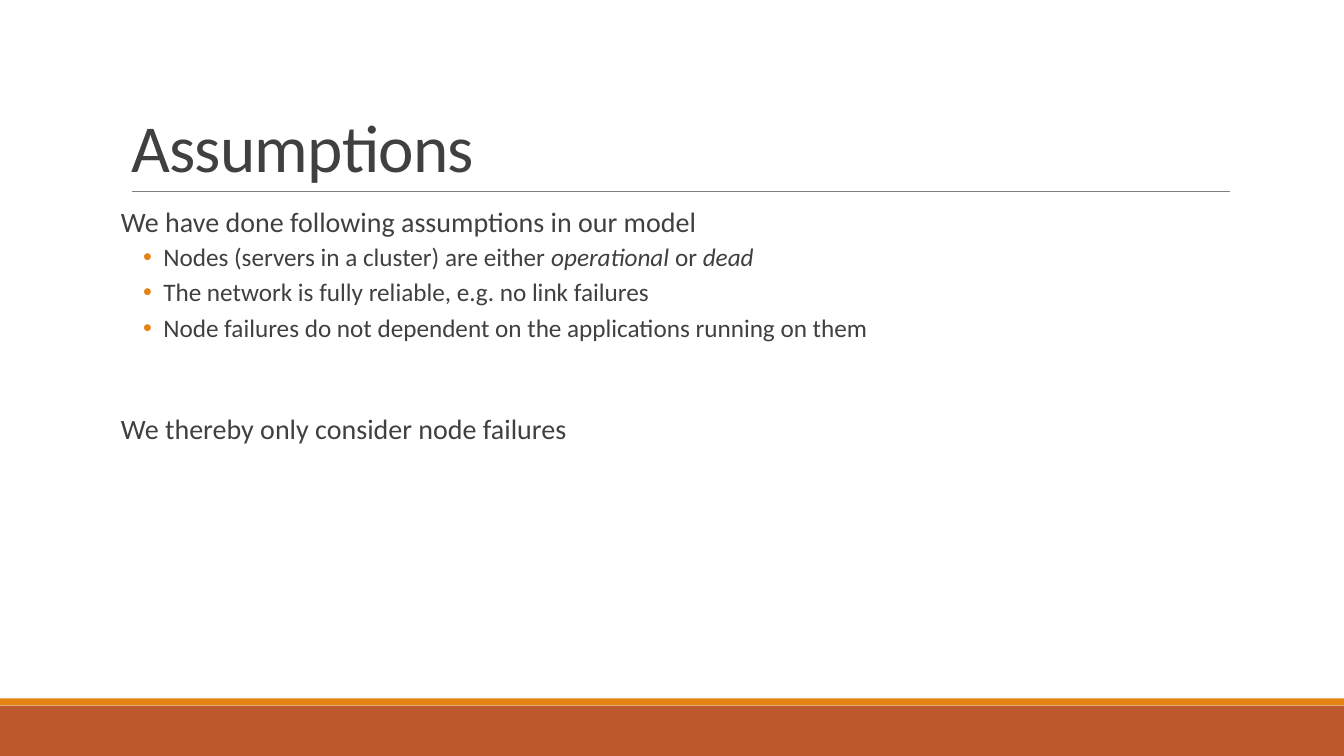
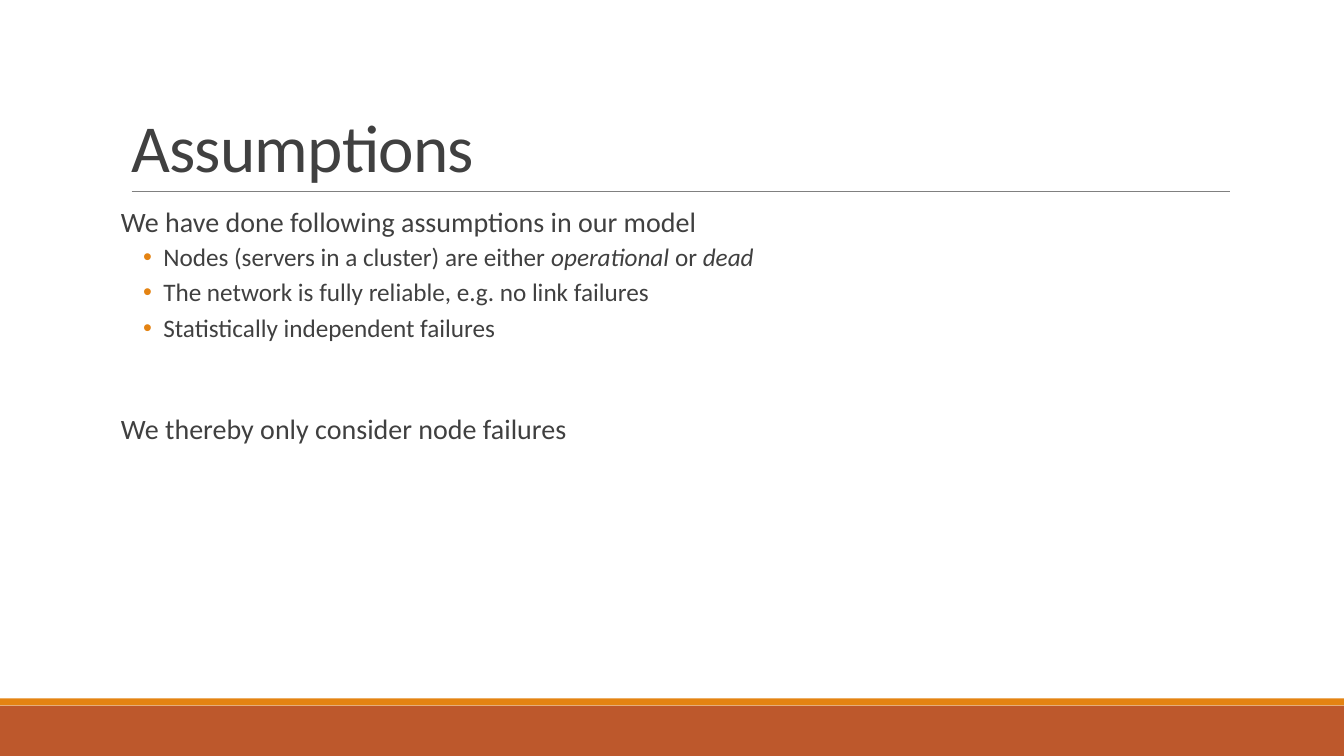
Before and after one commit to PStahl/master_thesis, a slide deck: slide 5 of presentation/presentation2.pptx. Drawn at 1344x756 pixels with LibreOffice and Linux fonts; fonts in the diff are those of the drawing. Boxes give left, top, right and bottom in pixels: in the first picture for what was removed or moved away, otherwise in the second. Text is boxed around its words. In the diff, an @@ line names an element or a change of style, - is before the commit and + after.

Commit message:
update presentation

```diff
--- a/presentation/presentation2.pptx
+++ b/presentation/presentation2.pptx
@@ text at <box>163,319,495,341</box>: text changed @@
-  • Node failures do not dependent on the applications running on them
+  • Statistically independent failures
```
